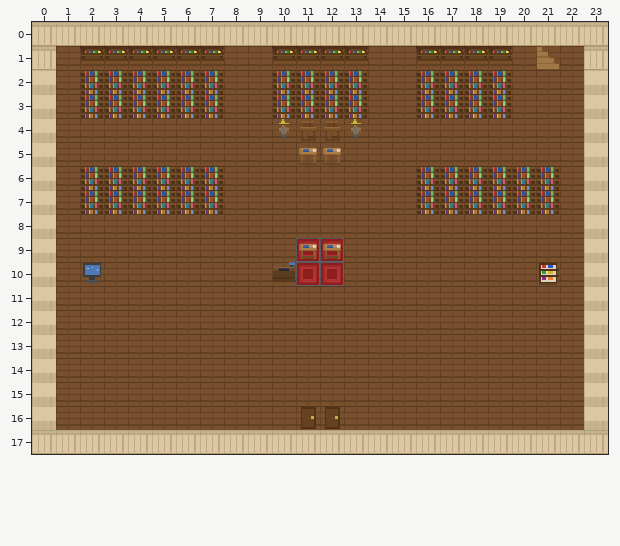
An edit to a level. Tiled map, world/map_data/library_f1.tmx. Above: the version before the commit.
Cells are 16x16 px. Shown: x 0..23, y 0..17.
And afterwards:
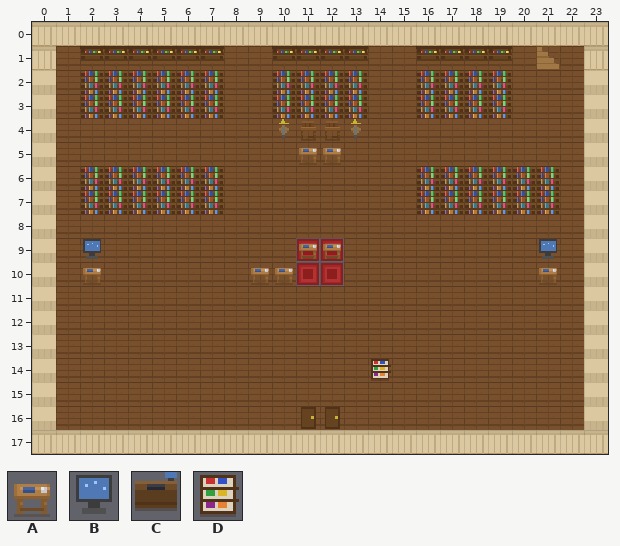
Key: from "indoor_tileset": A 8, B 17, C 72, D 73.
_ is an empty cell.
Changes in this commit:
{"where": "layer \"structures\""}
{"y":9,"x":2,"old":"_","new":"B"}
{"y":9,"x":21,"old":"_","new":"B"}
{"y":10,"x":2,"old":"B","new":"A"}
{"y":10,"x":9,"old":"_C","new":"AA"}
{"y":10,"x":21,"old":"D","new":"A"}
{"y":14,"x":14,"old":"_","new":"D"}
{"label":"changed","picture_box":[83,239,101,285]}
{"label":"changed","picture_box":[539,239,559,283]}
{"label":"changed","picture_box":[251,262,295,285]}
{"label":"added","picture_box":[371,359,391,381]}
